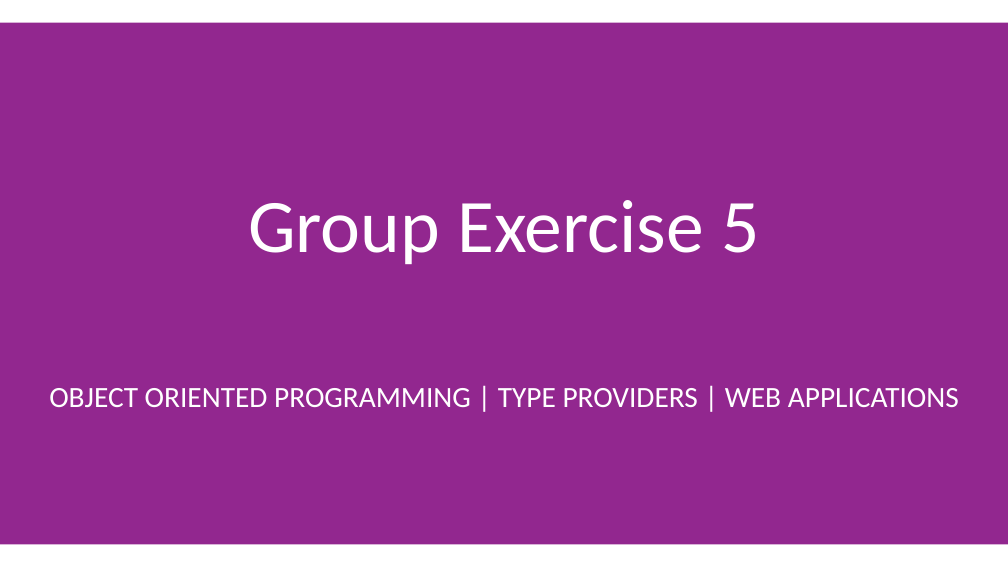
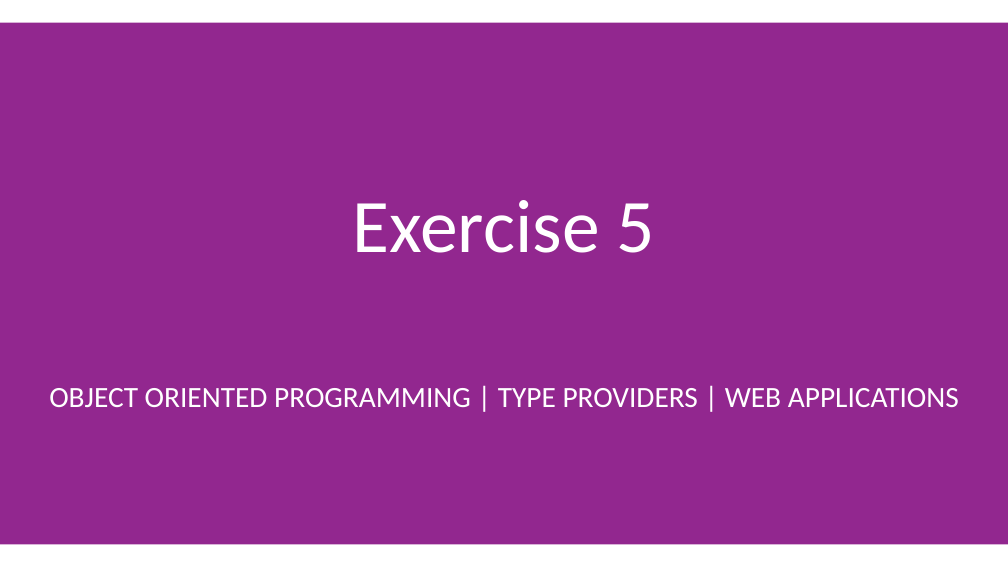
Before and after one commit to jorgef/fsharpworkshop, a slide deck: slide 85 of FSharpWorkshop_Slides.pptx. Drawn at 1008x567 pixels with LibreOffice and Linux fonts; fonts in the diff are those of the drawing. Boxes give left, top, right and bottom in pixels: in the first picture for what was removed or moved away, otherwise in the second. Text is boxed around its words. In the diff, an @@ line names an element or a change of style, - is before the commit and + after.

Commit message:
Fixed slides

```diff
--- a/FSharpWorkshop_Slides.pptx
+++ b/FSharpWorkshop_Slides.pptx
@@ title at (353, 200, 655, 253): text changed @@
-Group Exercise 5
+Exercise 5
```
Also in this commit, not shown: 1 other file.
